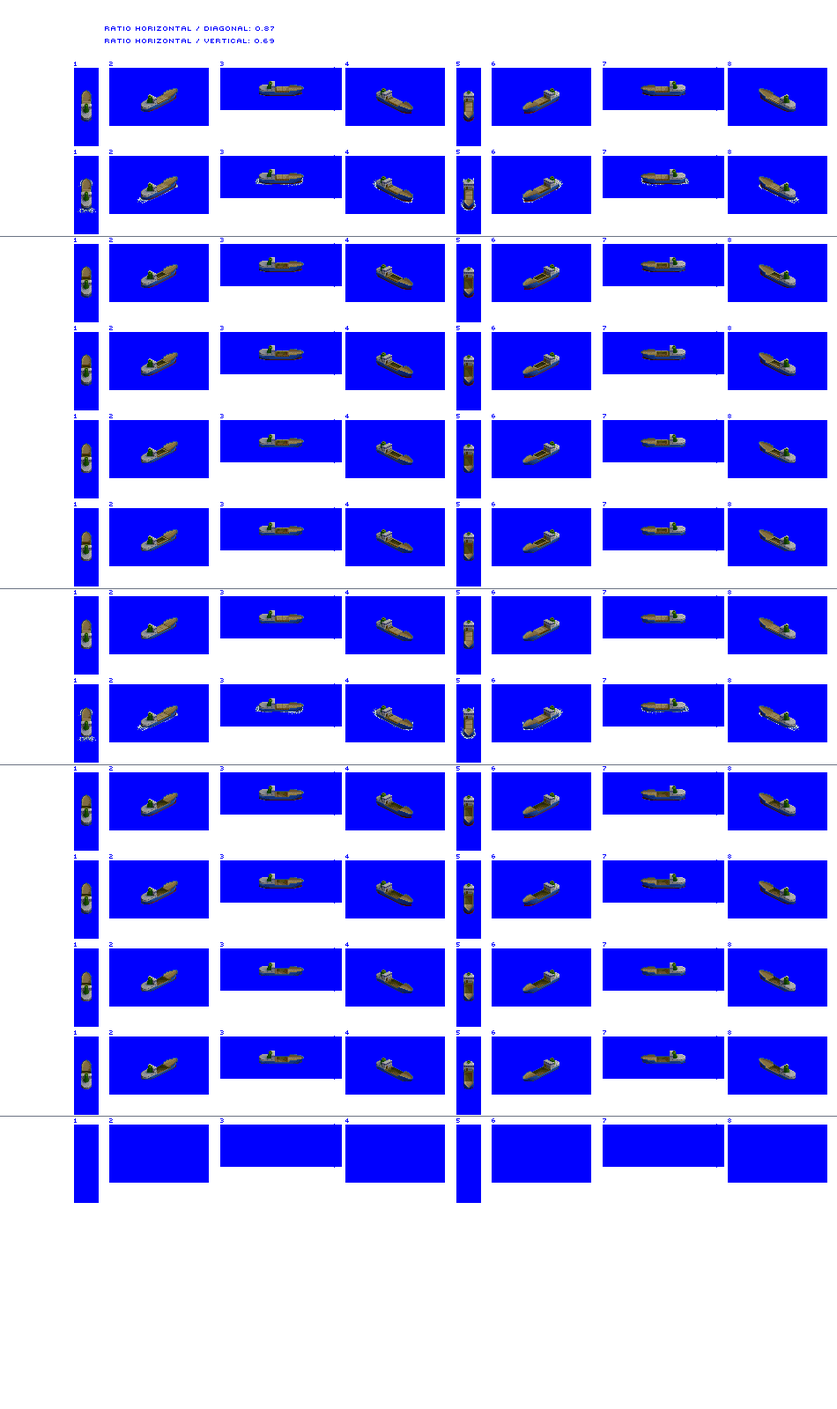
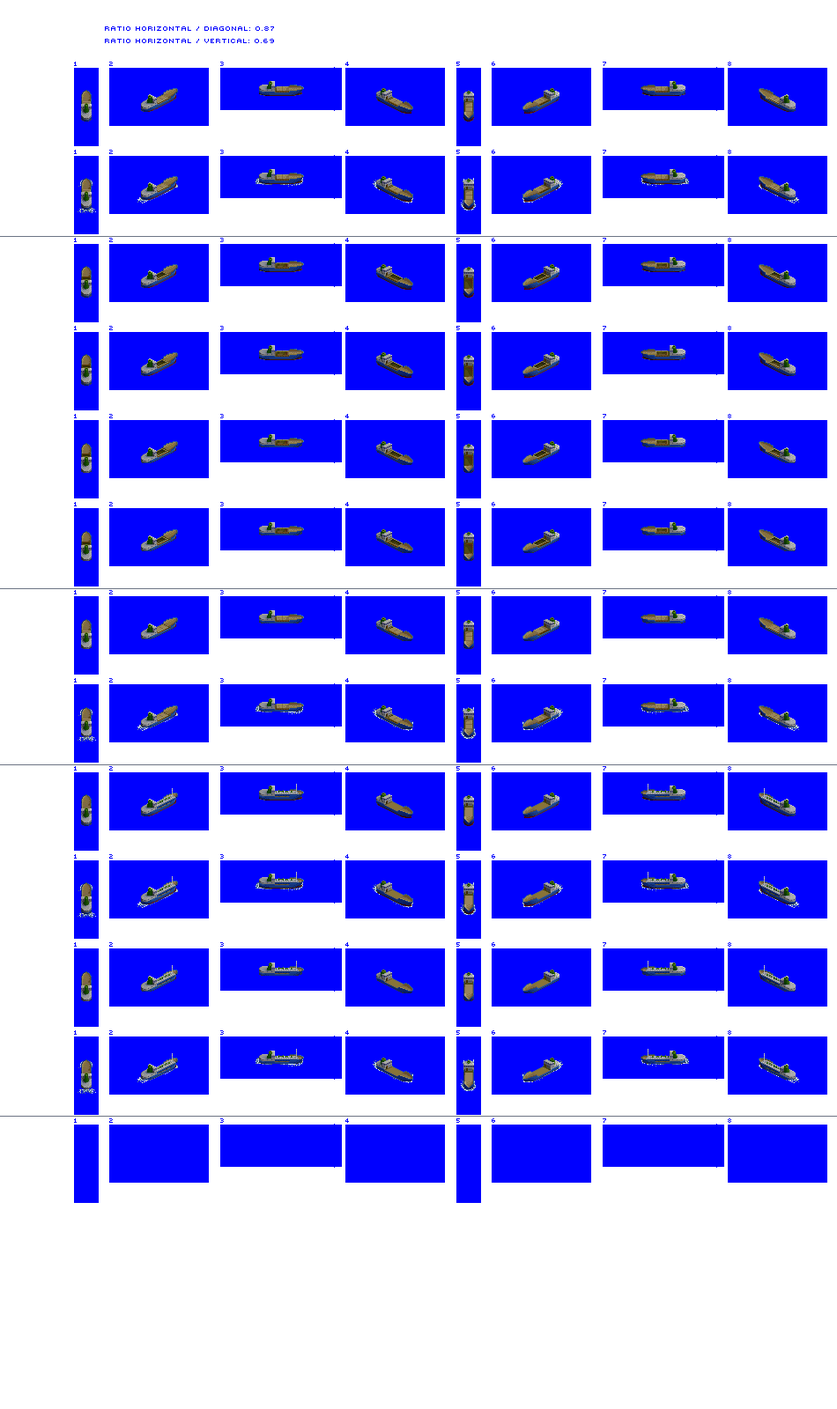
Layer changes from the first 837×1409 image to the second:
added layer "Layer 2 copy 4" above "Deck overlay" over box(156, 783, 780, 1075)
painted on "Deck overlay" over box(81, 791, 780, 1083)
painted on "prop / bow wash" over box(77, 882, 799, 1095)
